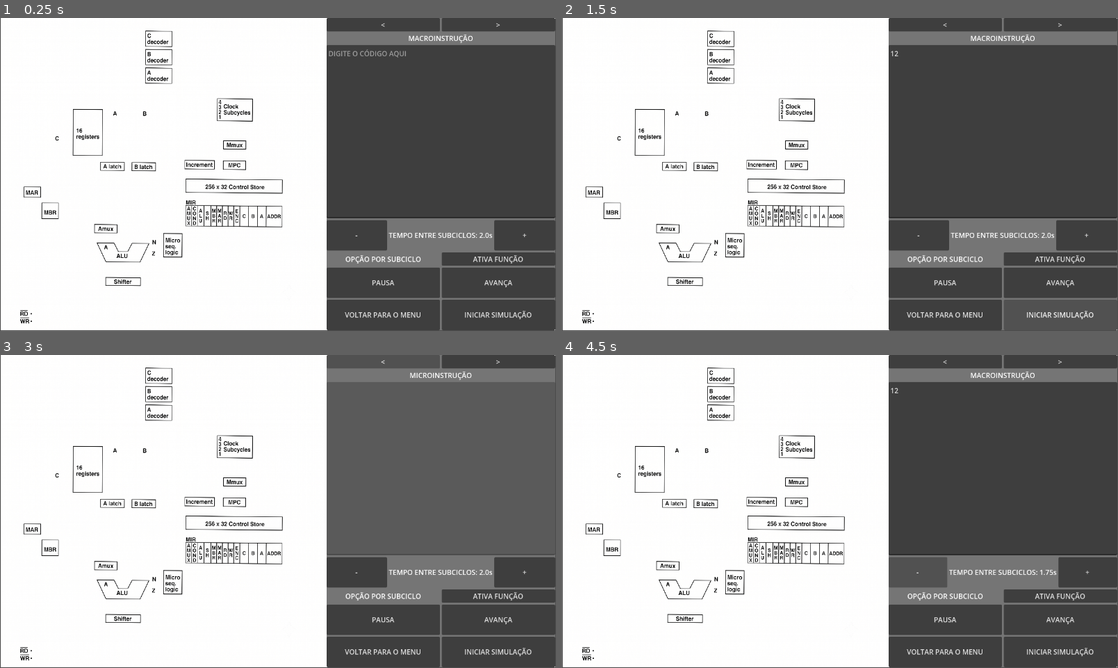
Above: before the commit, frames 1-4 (two rows, left to right).
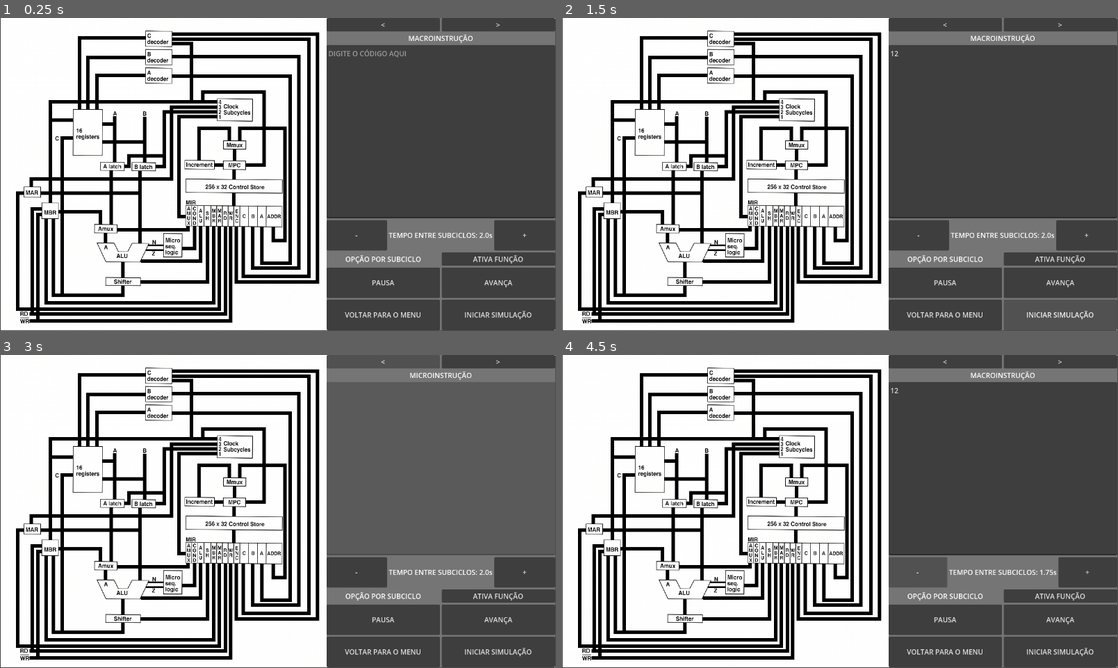
Above: after the commit, the same moments.

Repository: RodriWagner/Projeto-Arquitetura-de-Computadores-Vinod
Game: Godot game, scene res://Cenas/Cenas de lógica interna/main.tscn
Same seed, same stepped clock (60 frames per second), same inputs: the game is played once before the commit and once after it.
Inputs (mouse positions are in pixels of both pictures, inside the frame that each line leads up to):
- Up to frame 1 (0.25 s): no input
- Up to frame 2 (1.5 s): click (1001, 130) at 0.52 s; type "12" at 0.6 s; click "INICIAR SIMULAÇÃO" at 1.25 s
- Up to frame 3 (3 s): click "INICIAR SIMULAÇÃO" at 2 s; click "<" at 2.75 s
- Up to frame 4 (4.5 s): click ">" at 3.5 s; click "-" at 4.25 s

The runs differ from the first frame. In frame 1, 14% of the frame differs, in the area x 2-58%, y 4-98%; in frame 2, 14%; in frame 3, 14%; in frame 4, 14%.
Error in both runs: Invalid access to property or key '12' on a base object of type 'Dictionary'. (res://Scripts/ScriptsLogicaInterna/LeitorDeMacro.gd:98)

Commit message:
barramentos

Diff:
--- a/projeto-vinod/Cenas/Cenas UI/control.tscn
+++ b/projeto-vinod/Cenas/Cenas UI/control.tscn
@@ -4,6 +4,7 @@
 [ext_resource type="Script" uid="uid://bx30tptdlv2px" path="res://Scripts/ScriptsUI/Interface.gd" id="1_loqao"]
 [ext_resource type="Texture2D" uid="uid://cx04hw2qsveih" path="res://Imagens/processador sem fio.png" id="2_loqao"]
 [ext_resource type="Script" uid="uid://d1deiaevcxc5e" path="res://Scripts/ScriptsUI/controla_visibilidade.gd" id="4_4jskr"]
+[ext_resource type="PackedScene" uid="uid://dofyffrpaxm0q" path="res://Cenas/Cenas de lógica interna/barramento_padrao.tscn" id="4_ya72m"]
 
 [sub_resource type="StyleBoxFlat" id="StyleBoxFlat_uchyk"]
 bg_color = Color(1, 1, 1, 1)
@@ -50,6 +51,26 @@
 layout_mode = 2
 texture = ExtResource("2_loqao")
 expand_mode = 1
+
+[node name="Barramento" parent="PanelContainer/HBoxContainer/Componentes/PanelContainer" unique_id=2119868781 instance=ExtResource("4_ya72m")]
+visible = false
+points = PackedVector2Array(508, 140, 520, 128)
+width = 5.0
+
+[node name="Barramento2" parent="PanelContainer/HBoxContainer/Componentes/PanelContainer" unique_id=1299327731 instance=ExtResource("4_ya72m")]
+visible = false
+points = PackedVector2Array(508, 98, 520, 86)
+width = 5.0
+
+[node name="Barramento3" parent="PanelContainer/HBoxContainer/Componentes/PanelContainer" unique_id=2127604937 instance=ExtResource("4_ya72m")]
+visible = false
+points = PackedVector2Array(508, 56, 520, 44)
+width = 5.0
+
+[node name="Barramento4" parent="PanelContainer/HBoxContainer/Componentes/PanelContainer" unique_id=1354778276 instance=ExtResource("4_ya72m")]
+visible = false
+points = PackedVector2Array(466, 44, 476, 30)
+width = 5.0
 
 [node name="Botões e Texto" type="MarginContainer" parent="PanelContainer/HBoxContainer" unique_id=1211319637]
 layout_mode = 2
--- a/projeto-vinod/Cenas/Cenas de lógica interna/Barramento.tscn
+++ /dev/null
@@ -1,6 +0,0 @@
-[gd_scene format=3 uid="uid://dmkvf0b0r2noa"]
-
-[ext_resource type="Script" uid="uid://mckjp53wml0e" path="res://Scripts/ScriptsLogicaInterna/Componentes/barramento.gd" id="1_63veg"]
-
-[node name="Barramento" type="Node2D" unique_id=1135549944]
-script = ExtResource("1_63veg")
--- /dev/null
+++ b/projeto-vinod/Cenas/Cenas de lógica interna/barramento_padrao.tscn
@@ -0,0 +1,11 @@
+[gd_scene format=3 uid="uid://dofyffrpaxm0q"]
+
+[ext_resource type="Script" uid="uid://mckjp53wml0e" path="res://Scripts/ScriptsLogicaInterna/Componentes/barramento.gd" id="1_o658h"]
+
+[node name="Barramento" type="Line2D" unique_id=2119868781]
+width = 8.0
+default_color = Color(0, 0, 0, 1)
+begin_cap_mode = 1
+end_cap_mode = 1
+antialiased = true
+script = ExtResource("1_o658h")
--- a/projeto-vinod/Cenas/Cenas de lógica interna/main.tscn
+++ b/projeto-vinod/Cenas/Cenas de lógica interna/main.tscn
@@ -4,6 +4,7 @@
 [ext_resource type="PackedScene" uid="uid://ctqsf57s84qvv" path="res://Cenas/Cenas de lógica interna/Gerenciador.tscn" id="2_0d1f0"]
 [ext_resource type="PackedScene" uid="uid://b0cyc2md1xldw" path="res://Cenas/Cenas de lógica interna/MemoriaPrincipal.tscn" id="2_qahpq"]
 [ext_resource type="PackedScene" uid="uid://dybyv16fmmv1w" path="res://Cenas/Cenas de lógica interna/LeitorDeMacro.tscn" id="4_uv7h8"]
+[ext_resource type="PackedScene" uid="uid://dofyffrpaxm0q" path="res://Cenas/Cenas de lógica interna/barramento_padrao.tscn" id="5_uv7h8"]
 
 [node name="main" type="Node2D" unique_id=1166532672]
 
@@ -21,3 +22,145 @@
 
 [node name="LeitorDeMacro" parent="." unique_id=761820345 instance=ExtResource("4_uv7h8")]
 position = Vector2(2, 0)
+
+[node name="Barramentos" type="Node2D" parent="." unique_id=894033928]
+
+[node name="clock_mir" parent="Barramentos" unique_id=2119868781 instance=ExtResource("5_uv7h8")]
+points = PackedVector2Array(496, 227, 412, 227, 412, 457, 423, 457)
+
+[node name="clock_latchB" parent="Barramentos" unique_id=346808294 instance=ExtResource("5_uv7h8")]
+points = PackedVector2Array(496, 216, 378, 216, 378, 342, 362, 342)
+
+[node name="clock_latchA" parent="Barramentos" unique_id=1284011669 instance=ExtResource("5_uv7h8")]
+points = PackedVector2Array(496, 216, 378, 216, 378, 317, 297, 317, 297, 341, 290, 341)
+
+[node name="clock_mar" parent="Barramentos" unique_id=1070689801 instance=ExtResource("5_uv7h8")]
+points = PackedVector2Array(496, 205, 395, 205, 395, 370, 72, 370, 72, 385)
+
+[node name="clock_mpc" parent="Barramentos" unique_id=489503483 instance=ExtResource("5_uv7h8")]
+points = PackedVector2Array(496, 193, 467, 193, 467, 170, 608, 170, 608, 338, 569, 338)
+
+[node name="mpc_increment" parent="Barramentos" unique_id=1820964864 instance=ExtResource("5_uv7h8")]
+points = PackedVector2Array(497, 338, 510, 338)
+
+[node name="increment_mmux" parent="Barramentos" unique_id=1724320125 instance=ExtResource("5_uv7h8")]
+points = PackedVector2Array(458, 324, 458, 254, 528, 254, 528, 279)
+
+[node name="mmux_mpc" parent="Barramentos" unique_id=1868305876 instance=ExtResource("5_uv7h8")]
+points = PackedVector2Array(540, 305, 540, 324)
+
+[node name="mpc_control_store" parent="Barramentos" unique_id=286039740 instance=ExtResource("5_uv7h8")]
+points = PackedVector2Array(539, 352, 539, 368)
+
+[node name="control_store_mir" parent="Barramentos" unique_id=1052575503 instance=ExtResource("5_uv7h8")]
+points = PackedVector2Array(538, 406, 538, 428)
+
+[node name="clock_cdecoder" parent="Barramentos" unique_id=332164064 instance=ExtResource("5_uv7h8")]
+points = PackedVector2Array(495, 193, 441, 193, 441, 59, 400, 59)
+
+[node name="clock_mbr" parent="Barramentos" unique_id=453652252 instance=ExtResource("5_uv7h8")]
+points = PackedVector2Array(496, 193, 116, 193, 116, 235, 116, 421)
+
+[node name="clock_16registers" parent="Barramentos" unique_id=1097506658 instance=ExtResource("5_uv7h8")]
+points = PackedVector2Array(496, 193, 116, 193, 116, 235, 164, 235)
+
+[node name="addr_mmux" parent="Barramentos" unique_id=2044417183 instance=ExtResource("5_uv7h8")]
+points = PackedVector2Array(629, 484, 629, 512, 656, 512, 656, 254, 552, 254, 552, 278)
+
+[node name="a_adecoder" parent="Barramentos" unique_id=1624785328 instance=ExtResource("5_uv7h8")]
+points = PackedVector2Array(603, 484, 603, 564, 668, 564, 668, 134, 399, 134)
+
+[node name="b_bdecoder" parent="Barramentos" unique_id=150133312 instance=ExtResource("5_uv7h8")]
+points = PackedVector2Array(582, 484, 582, 575, 688, 575, 688, 89, 399, 89)
+
+[node name="c_cdecoder" parent="Barramentos" unique_id=1750971056 instance=ExtResource("5_uv7h8")]
+points = PackedVector2Array(560, 484, 560, 594, 711, 594, 711, 49, 400, 49)
+
+[node name="enc_cdecoder" parent="Barramentos" unique_id=1374478878 instance=ExtResource("5_uv7h8")]
+points = PackedVector2Array(544, 483, 544, 607, 731, 607, 731, 37, 400, 37)
+
+[node name="wr_wr" parent="Barramentos" unique_id=32022786 instance=ExtResource("5_uv7h8")]
+points = PackedVector2Array(531, 484, 531, 697, 72, 697)
+
+[node name="wr_mbr" parent="Barramentos" unique_id=1279603522 instance=ExtResource("5_uv7h8")]
+points = PackedVector2Array(87, 697, 87, 452, 92, 452)
+
+[node name="rd_rd" parent="Barramentos" unique_id=1196255208 instance=ExtResource("5_uv7h8")]
+points = PackedVector2Array(519, 483, 519, 681, 72, 681)
+
+[node name="rd_mbr" parent="Barramentos" unique_id=1798890960 instance=ExtResource("5_uv7h8")]
+points = PackedVector2Array(74, 677, 74, 439, 92, 439)
+
+[node name="mar_mar" parent="Barramentos" unique_id=650158730 instance=ExtResource("5_uv7h8")]
+points = PackedVector2Array(505, 483, 505, 670, 41, 670, 41, 403, 51, 403)
+
+[node name="mbr_mbr" parent="Barramentos" unique_id=242893978 instance=ExtResource("5_uv7h8")]
+points = PackedVector2Array(492, 483, 492, 655, 106, 655, 106, 465)
+
+[node name="sh_shifter" parent="Barramentos" unique_id=1950619333 instance=ExtResource("5_uv7h8")]
+points = PackedVector2Array(478, 483, 478, 607, 327, 607)
+
+[node name="alu_alu" parent="Barramentos" unique_id=354199260 instance=ExtResource("5_uv7h8")]
+points = PackedVector2Array(462, 483, 462, 559, 327, 559)
+end_cap_mode = 2
+
+[node name="cond_microseqlogic" parent="Barramentos" unique_id=1842757447 instance=ExtResource("5_uv7h8")]
+points = PackedVector2Array(448, 483, 448, 530, 423, 530)
+
+[node name="amux_amux" parent="Barramentos" unique_id=1403502757 instance=ExtResource("5_uv7h8")]
+points = PackedVector2Array(433, 482, 433, 487, 273, 487)
+
+[node name="aluN_microseqlogic" parent="Barramentos" unique_id=368504727 instance=ExtResource("5_uv7h8")]
+points = PackedVector2Array(342, 523, 374, 523)
+width = 3.955
+begin_cap_mode = 2
+
+[node name="aluZ_microseqlogic" parent="Barramentos" unique_id=48244705 instance=ExtResource("5_uv7h8")]
+points = PackedVector2Array(337, 534, 374, 534)
+width = 3.95
+begin_cap_mode = 2
+
+[node name="alu_shifter" parent="Barramentos" unique_id=758083452 instance=ExtResource("5_uv7h8")]
+points = PackedVector2Array(283, 565, 283, 594)
+
+[node name="shifter_mbr" parent="Barramentos" unique_id=1441557973 instance=ExtResource("5_uv7h8")]
+points = PackedVector2Array(283, 619, 283, 638, 123, 638, 123, 465)
+
+[node name="shifter_registers" parent="Barramentos" unique_id=1114538683 instance=ExtResource("5_uv7h8")]
+points = PackedVector2Array(283, 620, 283, 638, 143, 638, 143, 276, 164, 276)
+
+[node name="mbr_amux" parent="Barramentos" unique_id=1049204913 instance=ExtResource("5_uv7h8")]
+points = PackedVector2Array(139, 446, 231, 446, 231, 471)
+
+[node name="amux_a" parent="Barramentos" unique_id=1655756108 instance=ExtResource("5_uv7h8")]
+points = PackedVector2Array(243, 498, 243, 514)
+
+[node name="blatch_mar" parent="Barramentos" unique_id=65266742 instance=ExtResource("5_uv7h8")]
+points = PackedVector2Array(322, 355, 322, 403, 97, 403)
+
+[node name="blatch_alu" parent="Barramentos" unique_id=717075688 instance=ExtResource("5_uv7h8")]
+points = PackedVector2Array(322, 355, 322, 403, 322, 515)
+
+[node name="alatch_amux" parent="Barramentos" unique_id=278879961 instance=ExtResource("5_uv7h8")]
+points = PackedVector2Array(256, 355, 256, 471)
+
+[node name="registers_a" parent="Barramentos" unique_id=88035938 instance=ExtResource("5_uv7h8")]
+points = PackedVector2Array(239, 244, 256, 244)
+
+[node name="registers_b" parent="Barramentos" unique_id=337770173 instance=ExtResource("5_uv7h8")]
+points = PackedVector2Array(239, 285, 325, 285)
+
+[node name="a_alatch" parent="Barramentos" unique_id=1612259165 instance=ExtResource("5_uv7h8")]
+points = PackedVector2Array(264, 230, 264, 328)
+
+[node name="b_blatch" parent="Barramentos" unique_id=1836947284 instance=ExtResource("5_uv7h8")]
+points = PackedVector2Array(333, 231, 333, 329)
+
+[node name="adecoder_registers" parent="Barramentos" unique_id=194891757 instance=ExtResource("5_uv7h8")]
+points = PackedVector2Array(331, 132, 223, 132, 223, 207)
+
+[node name="bdecoder_registers" parent="Barramentos" unique_id=1578630580 instance=ExtResource("5_uv7h8")]
+points = PackedVector2Array(331, 91, 202, 91, 202, 206)
+
+[node name="cdecoder_registers" parent="Barramentos" unique_id=684355030 instance=ExtResource("5_uv7h8")]
+points = PackedVector2Array(331, 46, 183, 46, 183, 206)
--- a/projeto-vinod/Scripts/ScriptsLogicaInterna/Componentes/barramento.gd
+++ b/projeto-vinod/Scripts/ScriptsLogicaInterna/Componentes/barramento.gd
@@ -1,12 +1,12 @@
 class_name Barramento extends Node2D
 
-@export var origem : ComponenteBase;
-@export var destino : ComponenteBase;
-## Seleciona qual entrada que esse barramento está enviando
-@export_range(1,2) var flag_entrada : int = 1
-
-func _process(_delta: float) -> void:
-	if (flag_entrada == 1):
-		destino.entrada_1 = origem.saida;
-	elif (flag_entrada == 2):
-		destino.entrada_2 = origem.saida;
+#@export var origem : ComponenteBase;
+#@export var destino : ComponenteBase;
+### Seleciona qual entrada que esse barramento está enviando
+#@export_range(1,2) var flag_entrada : int = 1
+#
+#func _process(_delta: float) -> void:
+	#if (flag_entrada == 1):
+		#destino.entrada_1 = origem.saida;
+	#elif (flag_entrada == 2):
+		#destino.entrada_2 = origem.saida;
--- a/projeto-vinod/project.godot
+++ b/projeto-vinod/project.godot
@@ -19,7 +19,6 @@
 
 window/size/viewport_width=1280
 window/size/viewport_height=720
-window/size/resizable=false
 window/stretch/mode="viewport"
 
 [file_customization]
